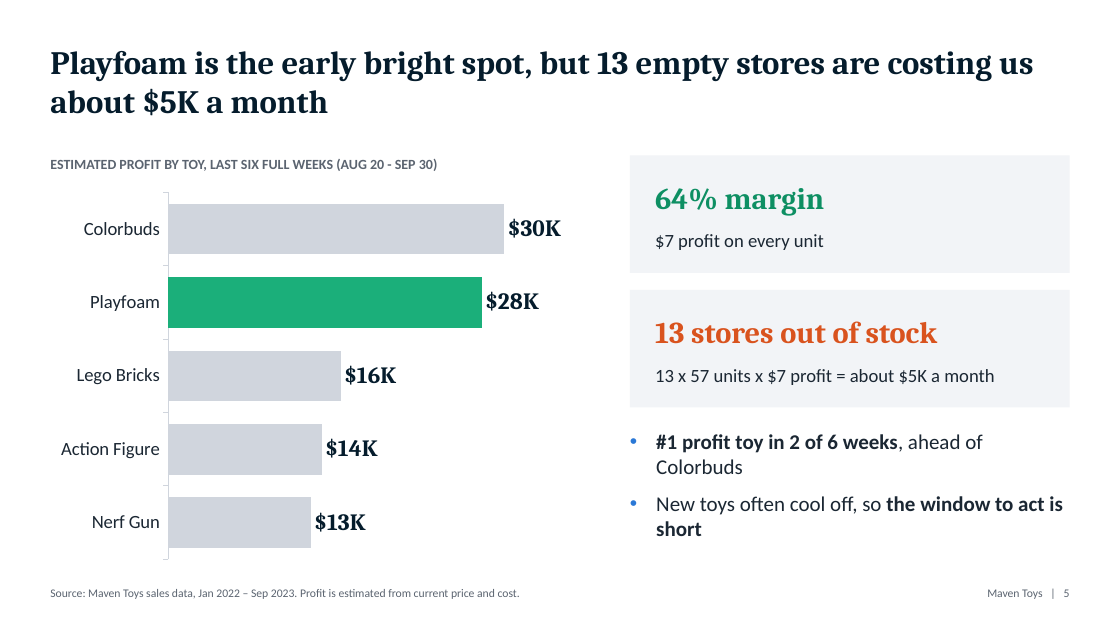
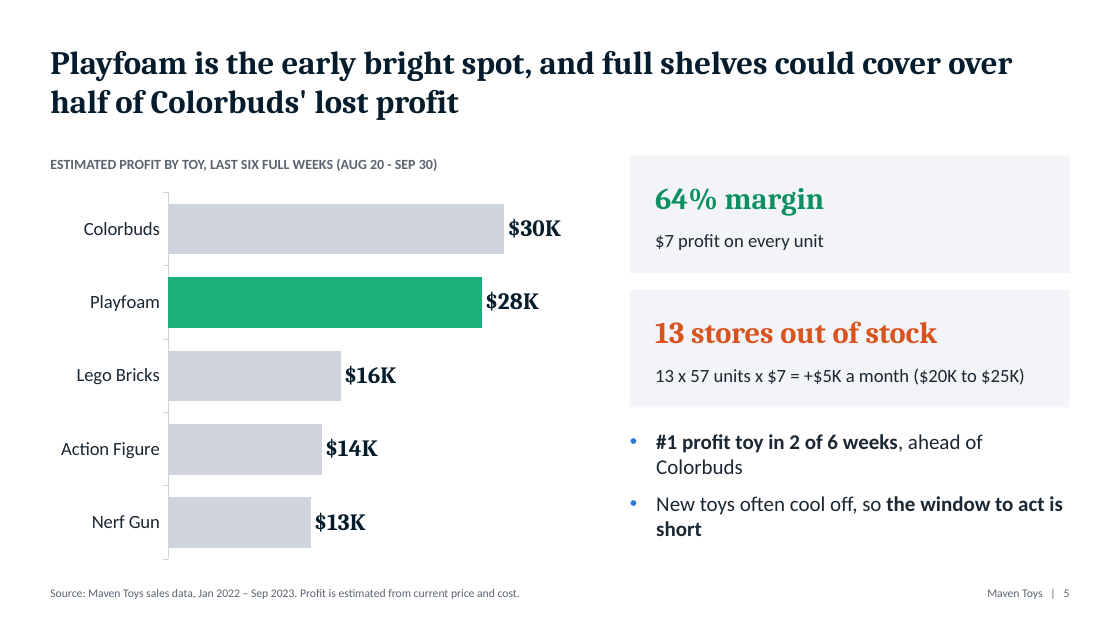
Before and after one commit to surajko9000/maven-toys-ai-analytics, a slide deck: slide 5 of site/deck/Colorbuds_to_Playfoam.pptx. Drawn at 1120x630 pixels with LibreOffice and Linux fonts; fonts in the diff are those of the drawing. Boxes give left, top, right and bottom in pixels: in the first picture for what was removed or moved away, otherwise in the second. Text is boxed around its words. In the diff, an @@ line names an element or a change of style, - is before the commit and + after.

```diff
--- a/site/deck/Colorbuds_to_Playfoam.pptx
+++ b/site/deck/Colorbuds_to_Playfoam.pptx
@@ text at (50,51,1012,120): text changed @@
-Playfoam is the early bright spot, but 13 empty stores are costing us about $5K a month
+Playfoam is the early bright spot, and full shelves could cover over half of Colorbuds' lost profit
@@ text at (655,368,1025,385): text changed @@
-13 x 57 units x $7 profit = about $5K a month
+13 x 57 units x $7 = +$5K a month ($20K to $25K)
```
Also in this commit, not shown: 1 other slide changed, 4 other files.
